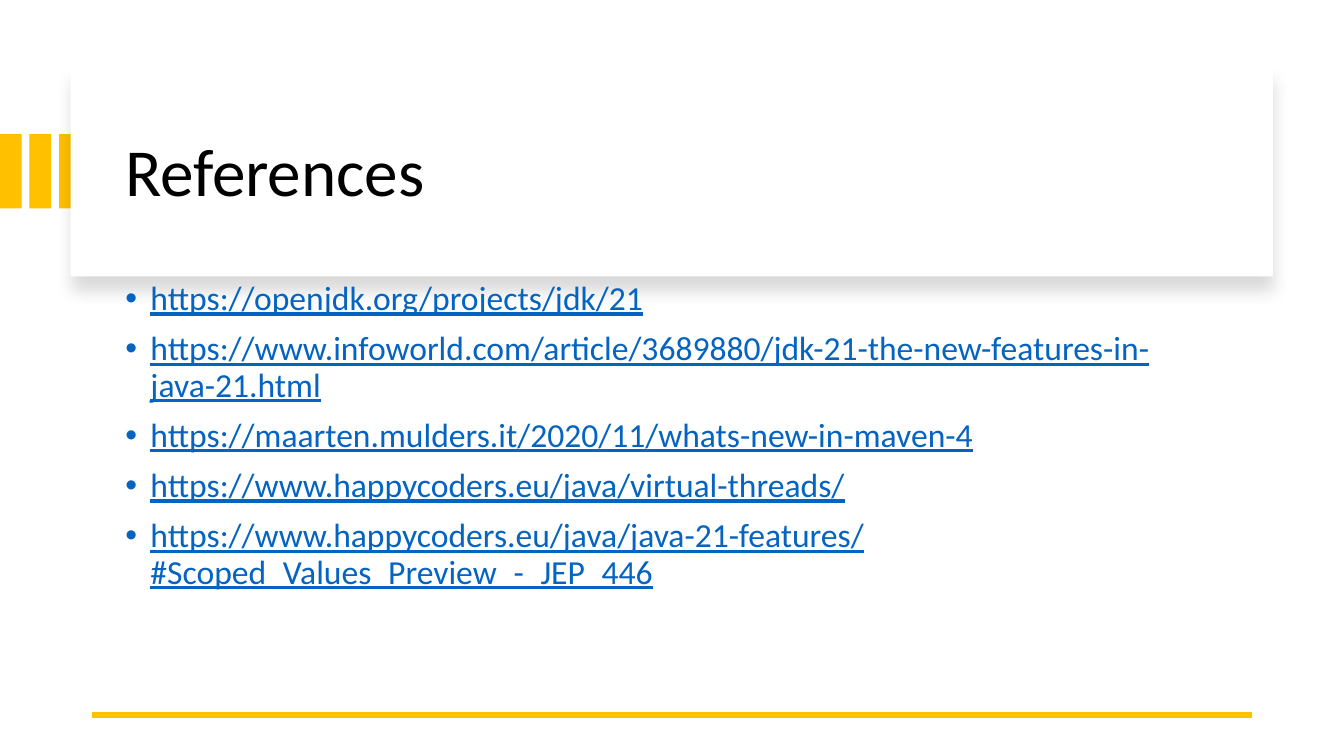
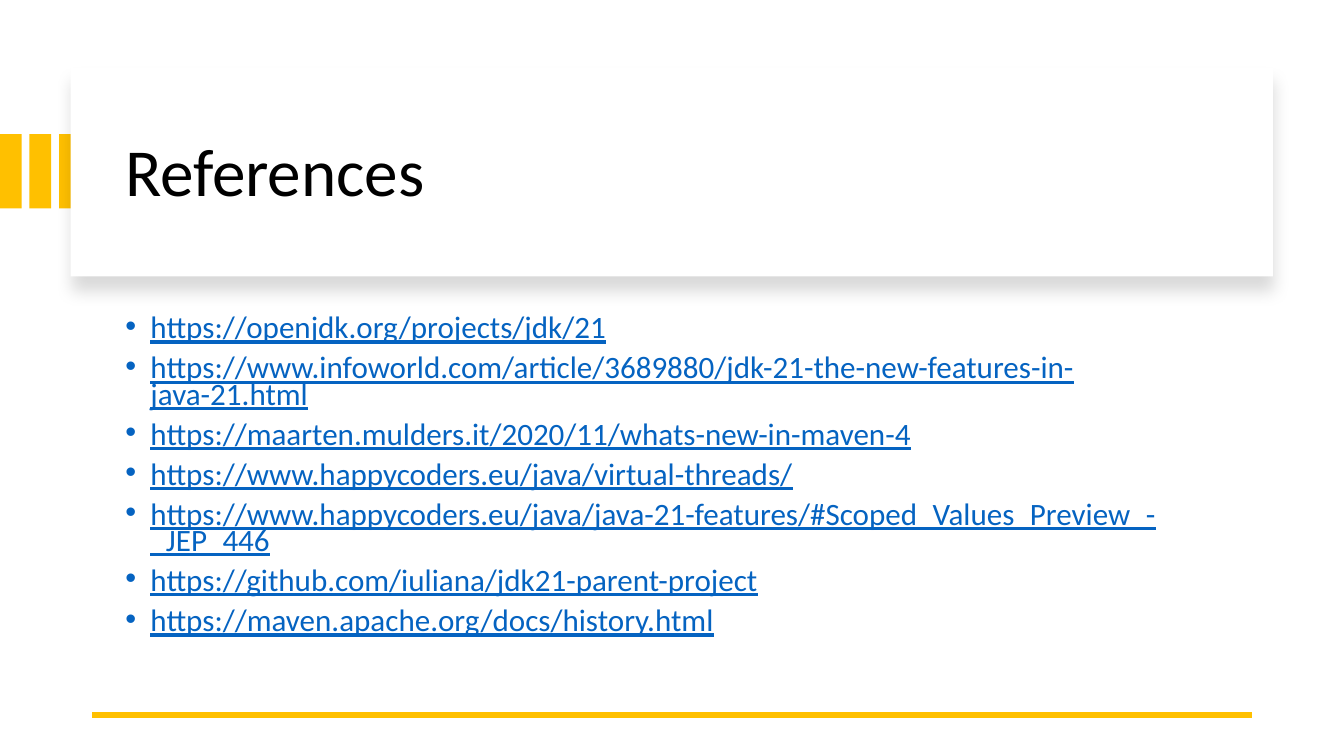
Before and after one commit to iuliana/jdk21-parent-project, a slide deck: slide 17 of Java21-Presentation.pptx. Drawn at 1344x756 pixels with LibreOffice and Linux fonts; fonts in the diff are those of the drawing. Boxes give left, top, right and bottom in pixels: in the first picture for what was removed or moved away, otherwise in the second. Text is boxed around its words. In the diff, an @@ line names an element or a change of style, - is before the commit and + after.

```diff
--- a/Java21-Presentation.pptx
+++ b/Java21-Presentation.pptx
@@ text "https://openjdk.org/projects/jdk/21": place and size @@
-text "https://openjdk.org/projects/jdk/21" at box(150, 286, 1149, 590)
+text "https://openjdk.org/projects/jdk/21" at box(150, 316, 1155, 637)
@@ text at box(150, 316, 1155, 556): size 24 to 22.2 pt in "https://openjdk.org/projects/jdk/21", "https://www.infoworld.com/article/3689880/jdk-21-the-new-fea ...", "https://maarten.mulders.it/2020/11/whats-new-in-maven-4", "https://www.happycoders.eu/java/virtual-threads/" and 1 more places; line spacing 0.9 to 0.7 @@
@@ text at box(150, 569, 757, 637): paragraphs added @@
+• https://github.com/iuliana/jdk21-parent-project
+• https://maven.apache.org/docs/history.html
```
Also in this commit, not shown: 2 other slides changed, 4 other files.
